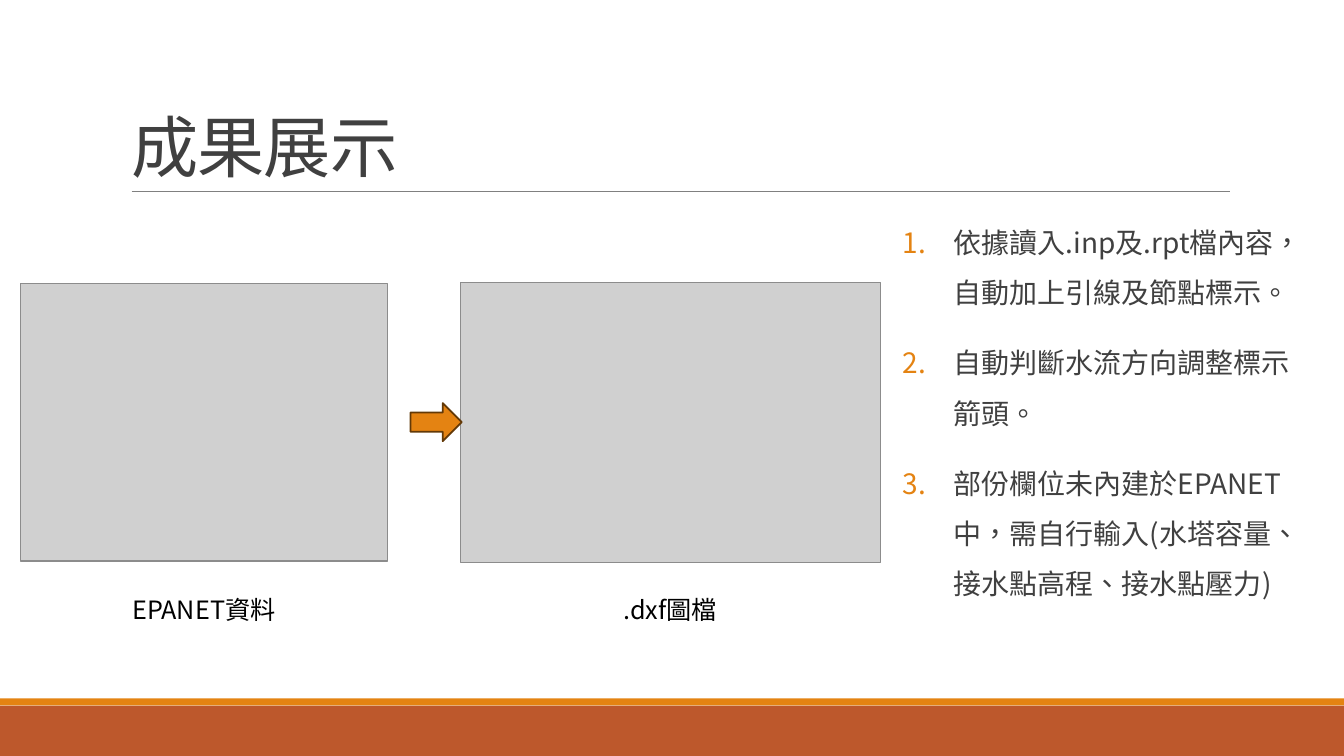
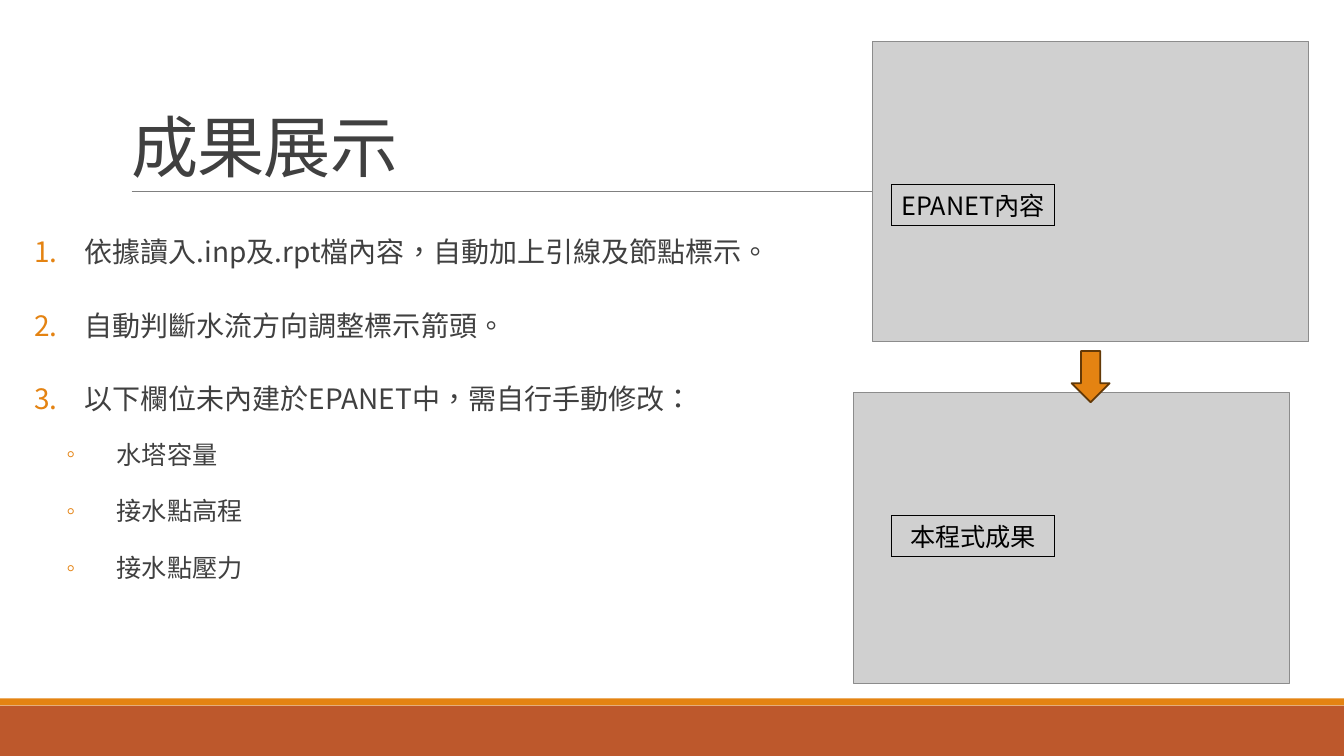
Before and after one commit to lihsin2000/epa2hydchart, a slide deck: slide 4 of 程式說明.pptx. Drawn at 1344x756 pixels with LibreOffice and Linux fonts; fonts in the diff are those of the drawing; grey boxes stand for pictures. Boxes give left, top, right and bottom in pixels: in the first picture for what was removed or moved away, otherwise in the second. Text is boxed around its words. In the diff, an @@ line names an element or a change of style, - is before the commit and + after.

```diff
--- a/程式說明.pptx
+++ b/程式說明.pptx
@@ picture: place and size @@
-picture at box(21, 283, 388, 562)
+picture at box(872, 41, 1309, 342)
@@ rectangle added at box(891, 186, 1055, 226), outline #000000 0.75 pt, 18 pt, text #000000 @@
+EPANET內容
@@ text "依據讀入.inp及.rpt檔內容，自動加上引線及節點標示。": place and size @@
-text "依據讀入.inp及.rpt檔內容，自動加上引線及節點標示。" at box(953, 229, 1302, 600)
+text "依據讀入.inp及.rpt檔內容，自動加上引線及節點標示。" at box(84, 238, 769, 579)
@@ text at box(84, 238, 769, 339): line spacing 1.5 to 1.6 @@
@@ right arrow at box(1072, 351, 1111, 403): rotation 0 to 90 degrees @@
@@ text at box(84, 385, 692, 579): text changed @@
-3. 部份欄位未內建於EPANET中，需自行輸入(水塔容量、接水點高程、接水點壓力)
+3. 以下欄位未內建於EPANET中，需自行手動修改：
+  ◦ 水塔容量
+  ◦ 接水點高程
+  ◦ 接水點壓力
@@ picture: place and size @@
-picture at box(461, 282, 881, 563)
+picture at box(854, 392, 1291, 683)
@@ rectangle added at box(891, 516, 1055, 557), outline #000000 0.75 pt, 18 pt, text #000000 @@
+本程式成果
@@ text removed at box(132, 597, 275, 621) @@
-EPANET資料
@@ text removed at box(624, 597, 717, 621) @@
-.dxf圖檔
```
Also in this commit, not shown: 4 other slides changed, 1 other file.
